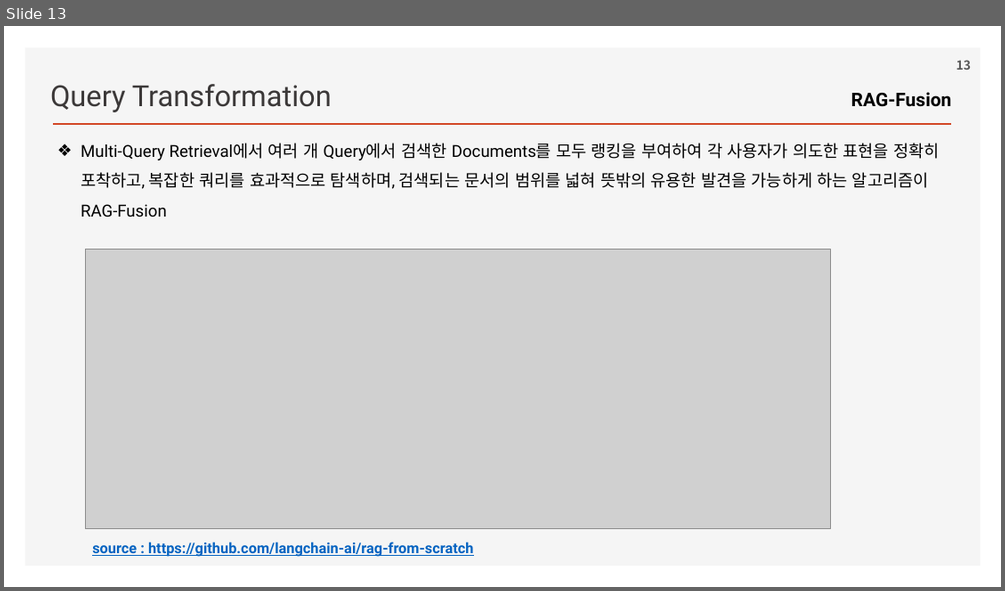
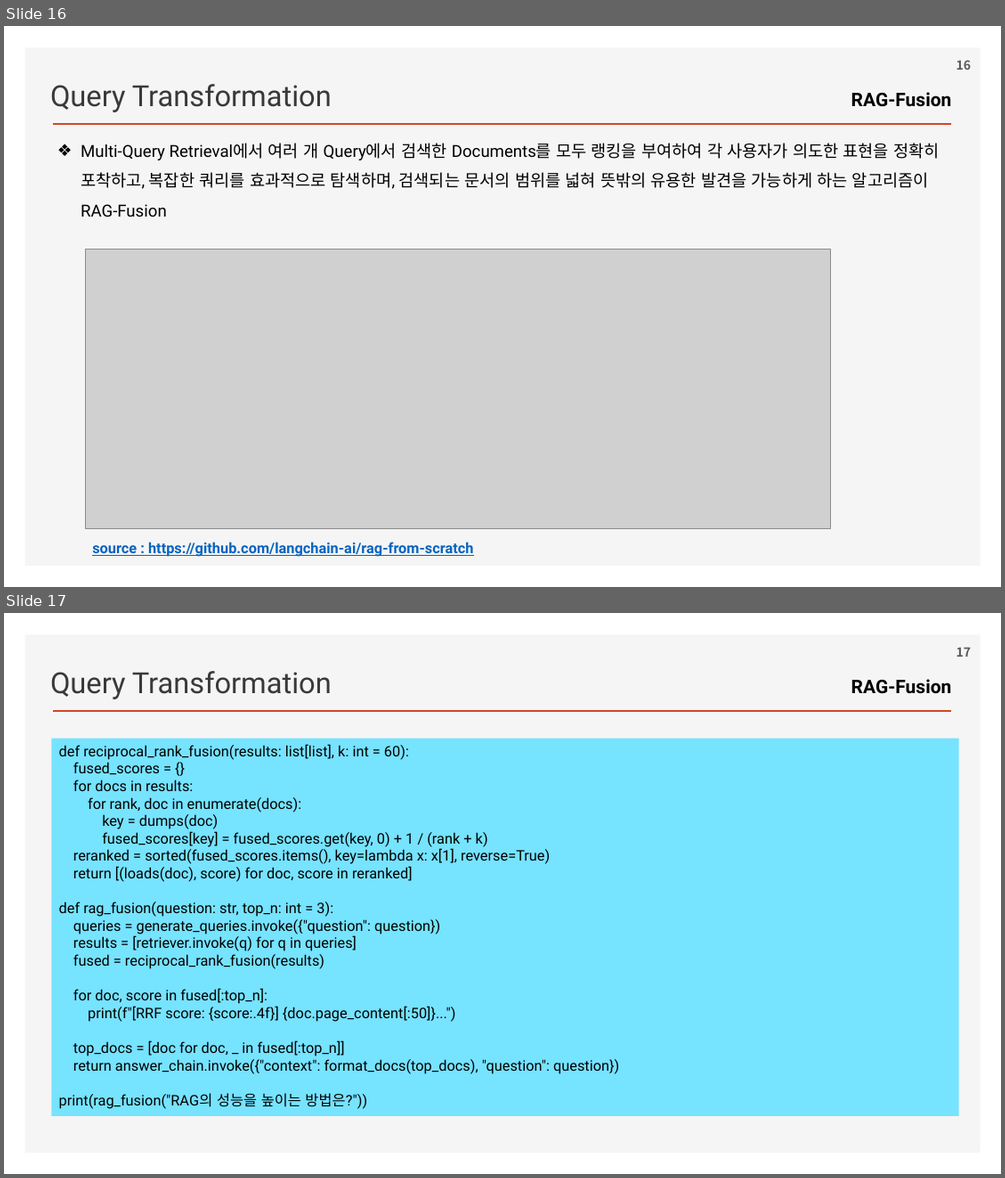
Before and after one commit to ancestor9/2026_Fall_Learning-Langchain-AI-Agent, a slide deck: ppts/CHAPTER 3 RAG Part II_Chatting with Your Data.pptx. Shown one above the other, each under a label of ours: slide 13 before the commit, slides 16 and 17 after it. The pictures are 1005x591 and 1005x1178 pixels, drawn with LibreOffice and Linux fonts; fonts in the diff are those of the drawing; grey boxes stand for pictures; background and template pictures are left out. Boxes give left, top, right and bottom in pixels: in the first picture for what was removed or moved away, otherwise in the second. Text is boxed around its words. In the diff, an @@ line names an element or a change of style, - is before the commit and + after.

```diff
--- a/ppts/CHAPTER 3 RAG Part II_Chatting with Your Data.pptx
+++ b/ppts/CHAPTER 3 RAG Part II_Chatting with Your Data.pptx
@@ slide 17 added at box(4, 613, 1001, 1174), background #FFFFFF; not listed: 2 template elements that a slide beside it also shows @@
@@ page number added at box(956, 647, 971, 657), 12 pt, text #595959, bold @@
+17
@@ text added at box(50, 671, 332, 699), 28 pt, text #3B3838 @@
+Query Transformation
@@ text added at box(851, 679, 952, 694), 18 pt, text #000000, bold @@
+RAG-Fusion
@@ rectangle added at box(52, 738, 960, 1116), fill #76E3FF, 14 pt, text #000000 @@
+def reciprocal_rank_fusion(results: list[list], k: int = 60):
+fused_scores = {}
+for docs in results:
+for rank, doc in enumerate(docs):
+key = dumps(doc)
+fused_scores[key] = fused_scores.get(key, 0) + 1 / (rank + k)
+reranked = sorted(fused_scores.items(), key=lambda x: x[1], reverse=True)
+return [(loads(doc), score) for doc, score in reranked]
+def rag_fusion(question: str, top_n: int = 3):
+queries = generate_queries.invoke({"question": question})
+results = [retriever.invoke(q) for q in queries]
+fused = reciprocal_rank_fusion(results)
+for doc, score in fused[:top_n]:
+print(f"[RRF score: {score:.4f}] {doc.page_content[:50]}...")
+top_docs = [doc for doc, _ in fused[:top_n]]
+return answer_chain.invoke({"context": format_docs(top_docs), "question": question})
+print(rag_fusion("RAG의 성능을 높이는 방법은?"))
@@ what was slide 13 is now slide 16 @@
@@ page number at box(956, 60, 971, 70): text changed @@
-13
+16
```
Also in this commit, not shown: 1 slide changed, 5 other slides added, 1 slide removed.
